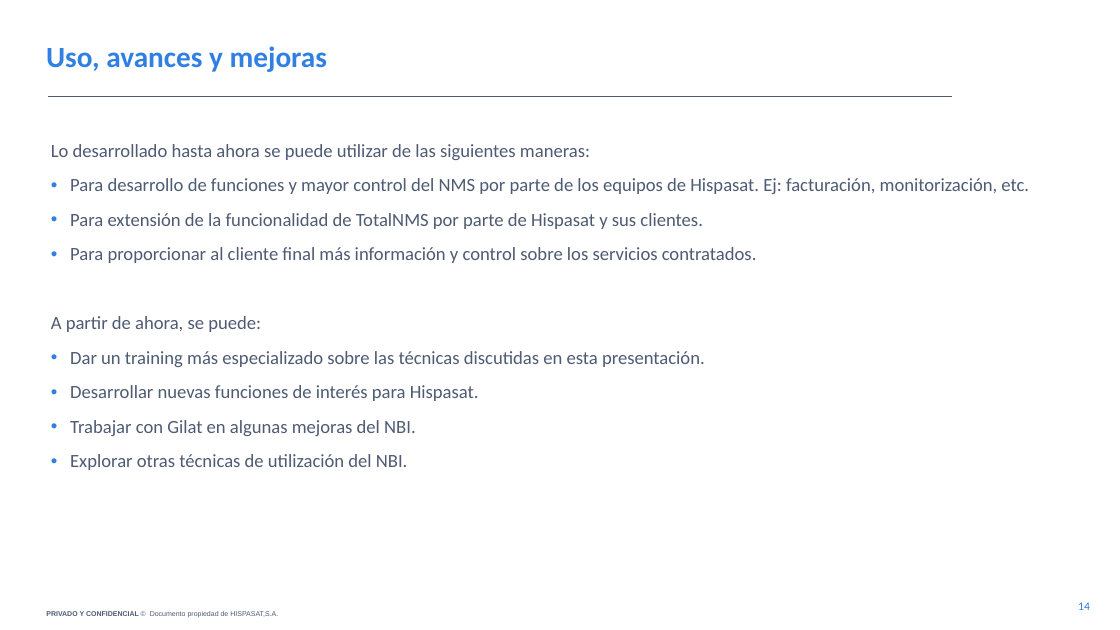
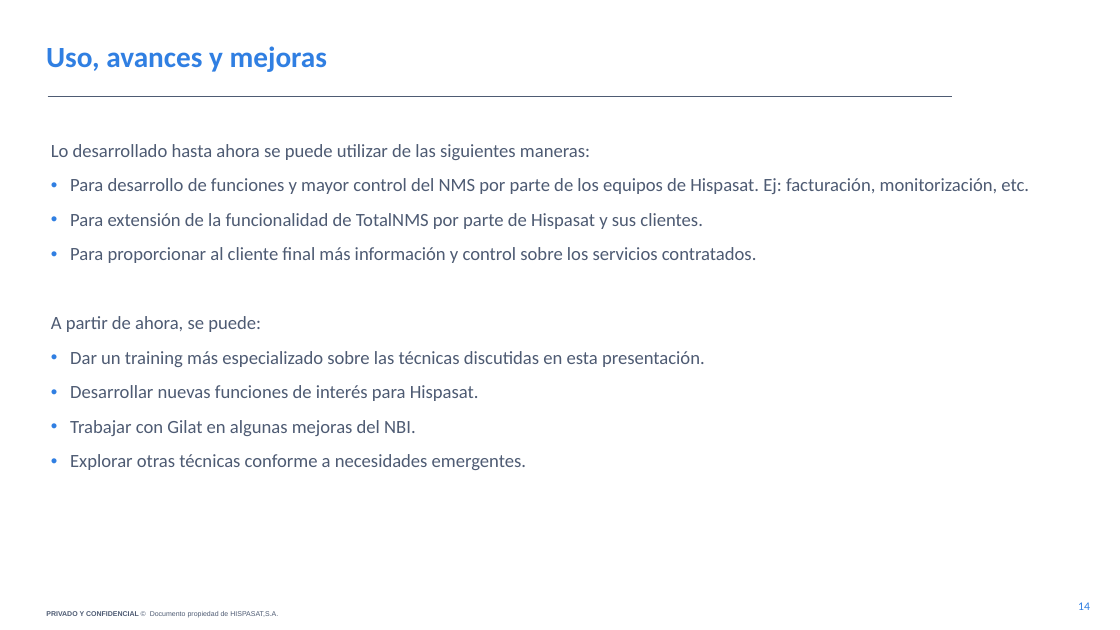
Before and after one commit to zakhaev70/TotalNMS_NBI, a slide deck: slide 14 of docs/Presentación NBI.pptx. Drawn at 1120x630 pixels with LibreOffice and Linux fonts; fonts in the diff are those of the drawing; background and template pictures are left out. Boxes give left, top, right and bottom in pixels: in the first picture for what was removed or moved away, otherwise in the second. Text is boxed around its words. In the diff, an @@ line names an element or a change of style, - is before the commit and + after.

```diff
--- a/docs/Presentación NBI.pptx
+++ b/docs/Presentación NBI.pptx
@@ text at (x1=70, y1=454, x2=526, y2=470): text changed @@
-• Explorar otras técnicas de utilización del NBI.
+• Explorar otras técnicas conforme a necesidades emergentes.
```
Also in this commit, not shown: 2 other slides changed.
